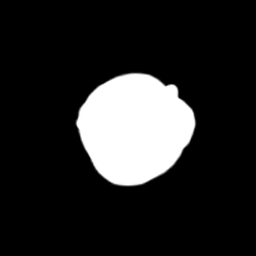
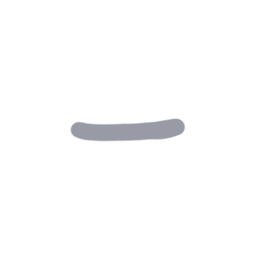
The second w=256, h=256 image is a revision of the first. Changes to its layers:
added group "mouth" with 15 layers above "right" over bbox(30, 59, 227, 200)
added layer "图层 27" in group "mouth" over bbox(70, 118, 186, 142)
hid group "left" (6 layers) over bbox(75, 71, 197, 187)
hid "背景" over bbox(0, 0, 256, 256)
